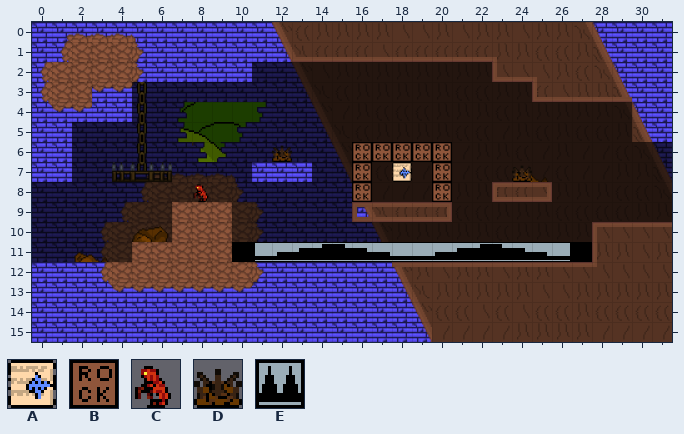
Level history. Tiled map: Metroidvania/Assets/Assets/maps/GroundArea/map37_middle_room.tmx. That is the earlier state.
Cells are 48x48 px. Shown: x 0..31, y 0..15.
Key: from "objects": A 6, B 9, C 16, D 21, E 24.
Objects are placed by their top-left corner, in cells (3,4 is the top-left corner of cell 3,4); size is 1x1 cell unless given.
Layers that did not change in this view are not listed.
Objects on layer "objects" before:
D "EnemyClingCreature" at 12,6
B "HazardRockBlock" at 19,6
B "HazardRockBlock" at 20,6
B "HazardRockBlock" at 18,6
B "HazardRockBlock" at 17,6
B "HazardRockBlock" at 16,6
A "ManaChargePickup" at 18,7
D "EnemyClingCreature" at 24,7
B "HazardRockBlock" at 20,7
B "HazardRockBlock" at 16,7
C "EnemyGroundedElemental" at 8,8
B "HazardRockBlock" at 20,8
B "HazardRockBlock" at 16,8
E "HazardSpikes" at 10,11 size 18x1
After:
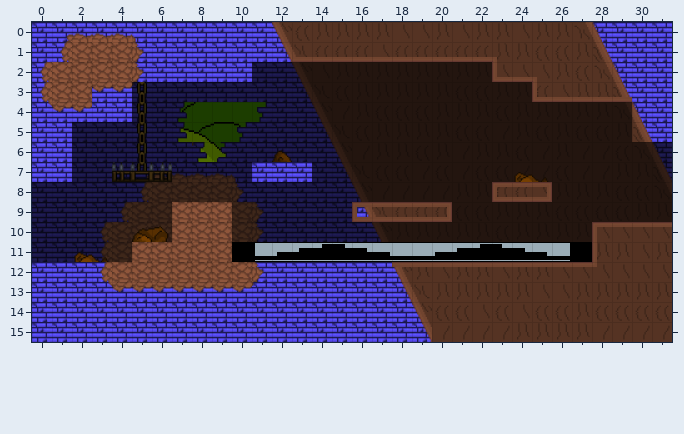
Difference:
Layer "objects":
removed: D "EnemyClingCreature" at 12,6
removed: B "HazardRockBlock" at 19,6
removed: B "HazardRockBlock" at 20,6
removed: B "HazardRockBlock" at 18,6
removed: B "HazardRockBlock" at 17,6
removed: B "HazardRockBlock" at 16,6
removed: A "ManaChargePickup" at 18,7
removed: D "EnemyClingCreature" at 24,7
removed: B "HazardRockBlock" at 20,7
removed: B "HazardRockBlock" at 16,7
removed: C "EnemyGroundedElemental" at 8,8
removed: B "HazardRockBlock" at 20,8
removed: B "HazardRockBlock" at 16,8
